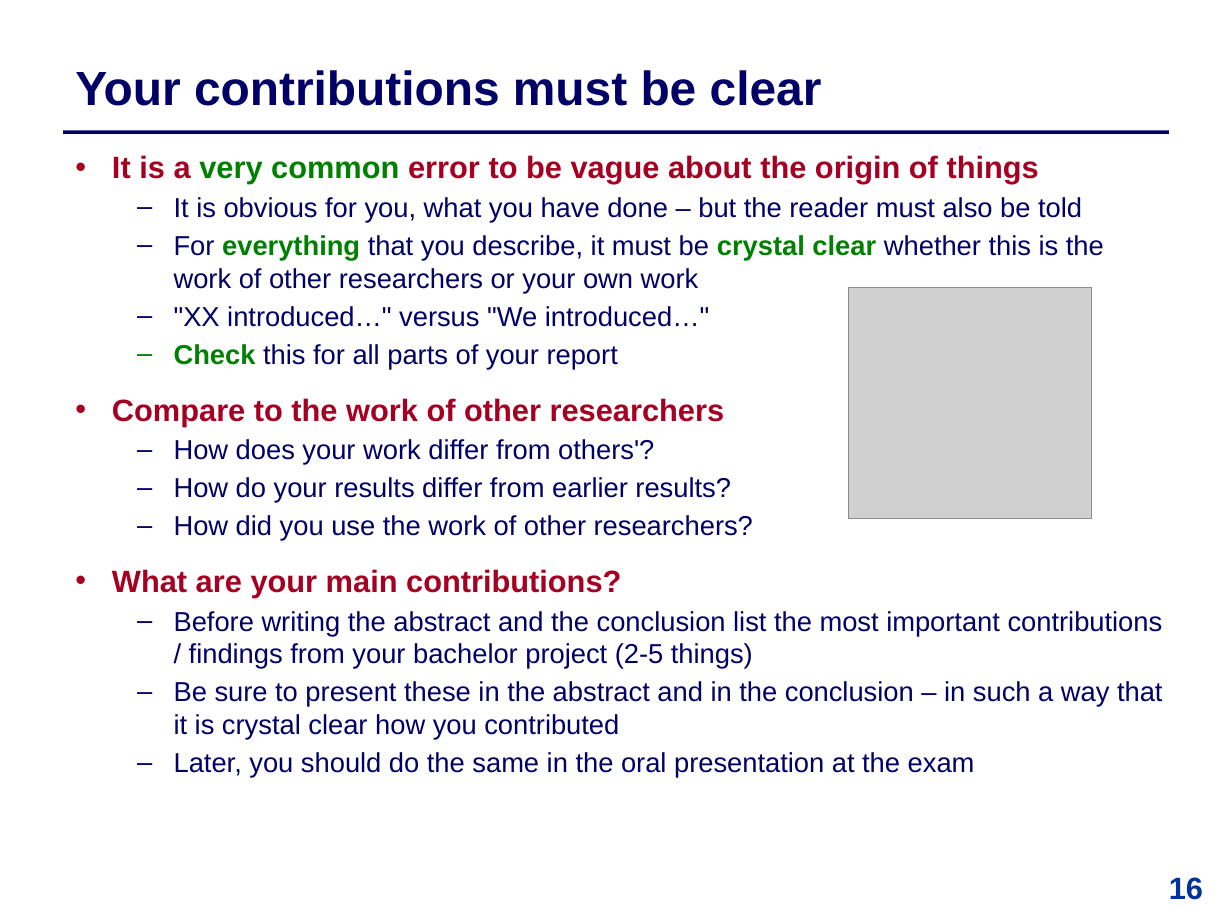
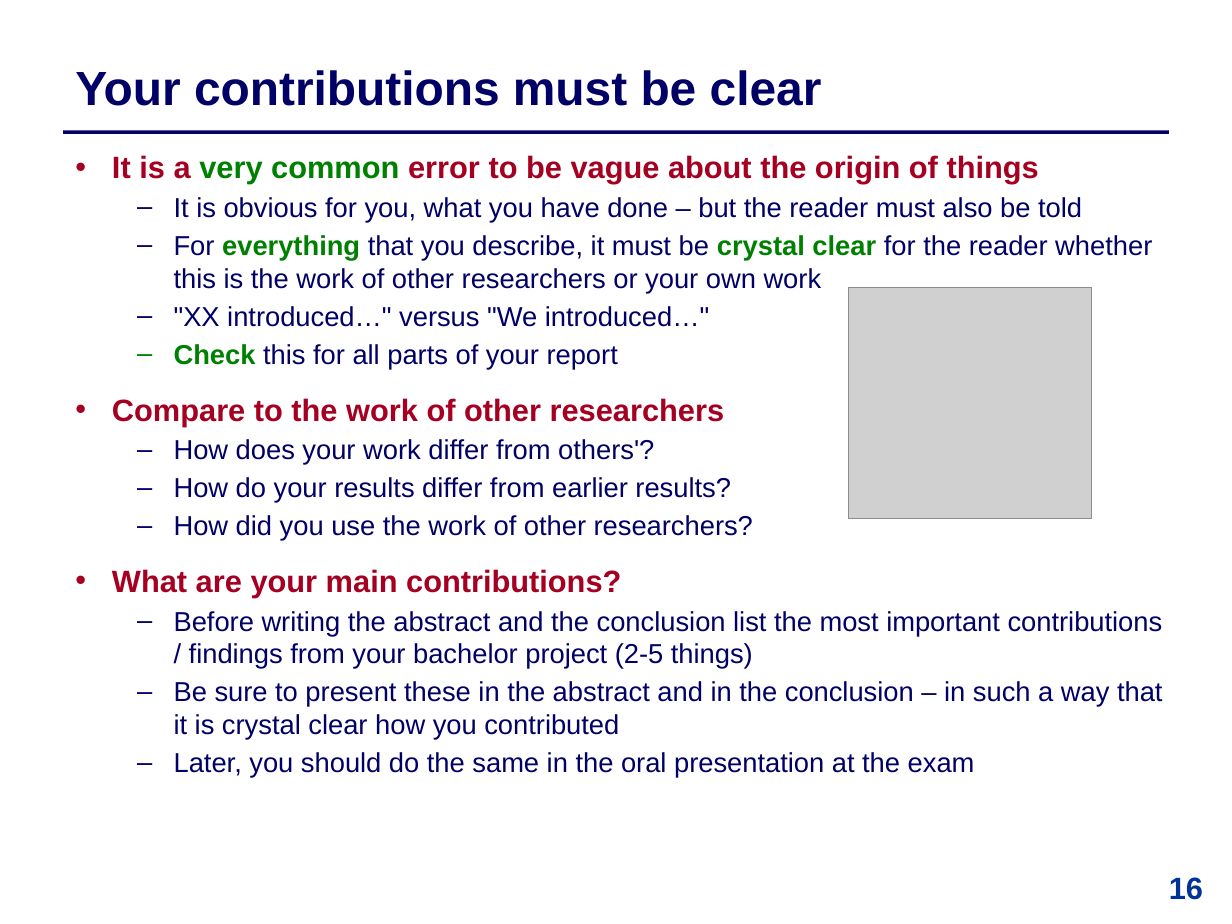
Before and after one commit to IntProgAU/Materiale, a slide deck: slide 16 of web/b25/2 Academic Writing and Oral Presentation.pptx. Drawn at 1232x924 pixels with LibreOffice and Linux fonts; fonts in the diff are those of the drawing; grey boxes stand for pictures. Boxes give left, top, right and bottom in pixels: in the first picture for what was removed or moved away, otherwise in the second. Text is boxed around its words. In the diff, an @@ line names an element or a change of style, - is before the commit and + after.

```diff
--- a/web/b25/2 Academic Writing and Oral Presentation.pptx
+++ b/web/b25/2 Academic Writing and Oral Presentation.pptx
@@ text at [174, 235, 1152, 294]: text changed @@
-  – For everything that you describe, it must be crystal clear whether this is the work of other researchers or your own work
+  – For everything that you describe, it must be crystal clear for the reader whether this is the work of other researchers or your own work
```
Also in this commit, not shown: 11 other slides changed.
